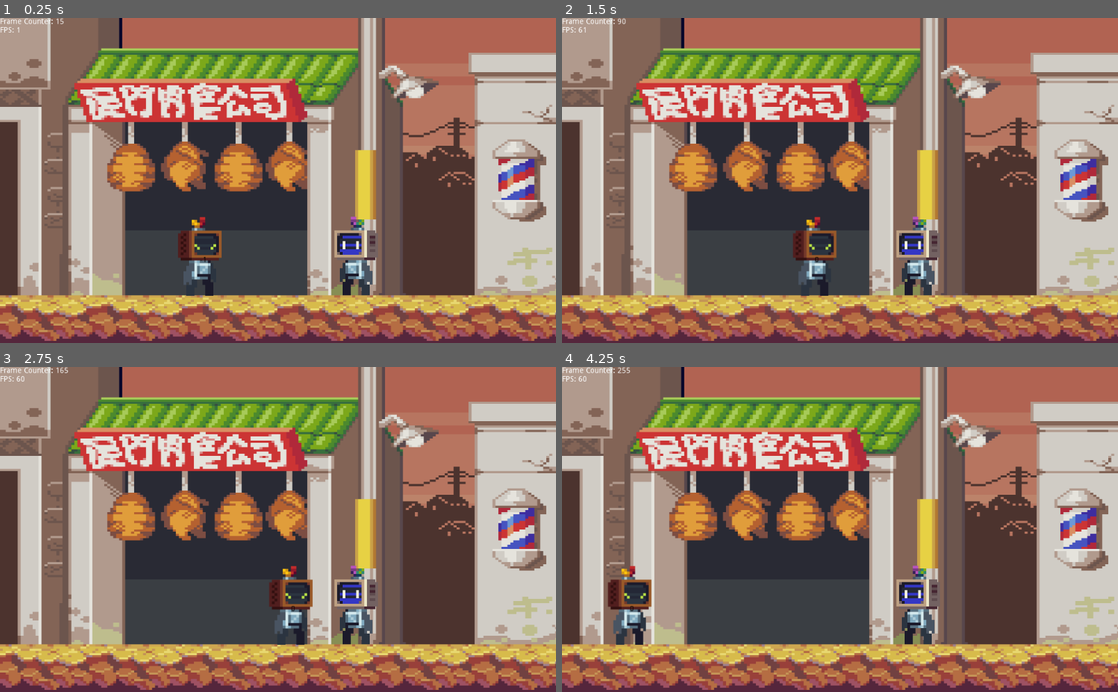
Above: before the commit, frames 1-4 (two rows, left to right).
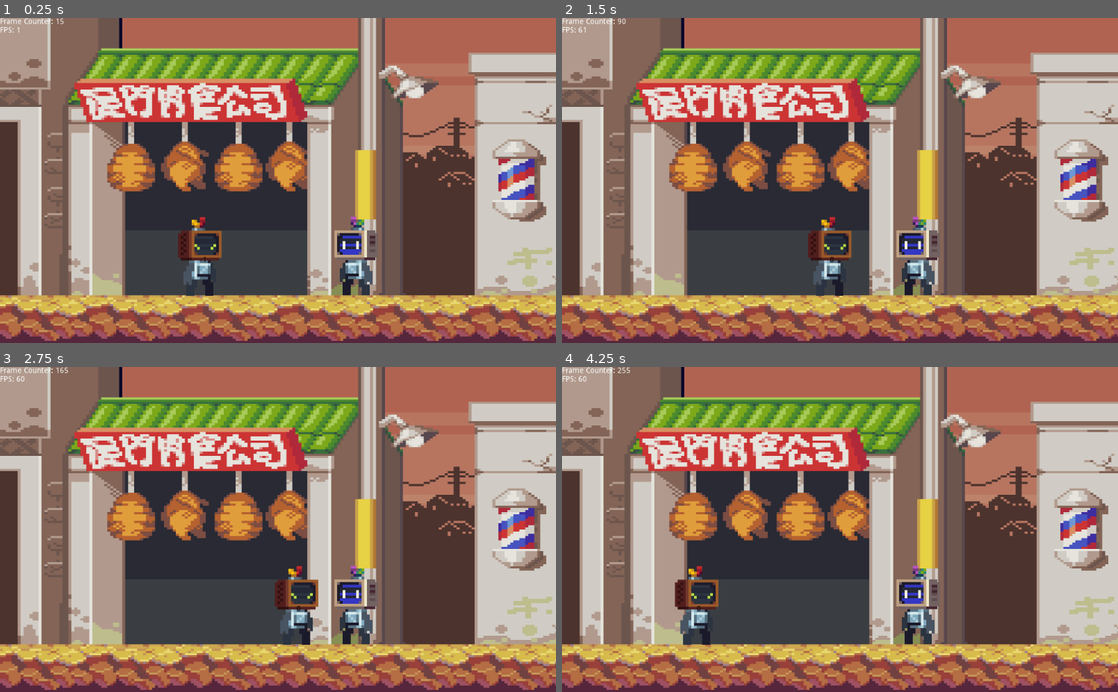
Above: after the commit, the same moments.

Repository: BasCandia/RollbackNetcodePeerToPeer
Game: Godot game, scene res://Scenes/Stage2DCollisions.tscn
Two runs of this game, one before a commit and one after it. Both use one fixed random seed, a clock stepped at 60 frames per second and the inputs below.
Inputs:
- Up to frame 1 (0.25 s): no input
- Up to frame 2 (1.5 s): tap Enter at 0.5 s; hold D 0.53-1.28 s; tap Z (GuardarDatos) at 0.6 s; tap Space at 0.77 s; hold A from 1.28 s (still down); tap P (test_fin) at 1.35 s
- Up to frame 3 (2.75 s): tap Space at 1.52 s; release A at 2.03 s; hold D from 2.03 s (still down); tap T (test_inicio) at 2.1 s
- Up to frame 4 (4.25 s): release D at 2.78 s; hold W 2.78-3.53 s; tap Enter at 2.85 s; tap Space at 3.02, 3.77 s; hold A from 3.53 s (still down); tap Z (GuardarDatos) at 3.6 s

The runs differ from the first frame. In frame 2, 1.5% of the frame differs, in the area x 41-53%, y 61-86%; in frame 3, 1.0%; in frame 4, 2.3%, in the area x 8-29%, y 61-86%.

Commit message:
Fix a Saltos y Movimientos

Diff:
--- a/Scenes/Player2DCollisions.tscn
+++ b/Scenes/Player2DCollisions.tscn
@@ -26,3 +26,4 @@
 enabled = true
 cast_to = Vector2( 0, 8 )
 collision_mask = 3
+collide_with_areas = true
--- a/Scripts/LocalPlayer.gd
+++ b/Scripts/LocalPlayer.gd
@@ -1,8 +1,9 @@
 #By Jon Chau
 extends KinematicBody2D
 
-const GRAVITY = 10
-const JUMP_HEIGHT = -190
+const GRAVITY = 5
+const JUMP_HEIGHT = -16
+var vect = Vector2(0, 0)
 
 var counter = -1 #testing value
 var rectExtents = null
@@ -36,13 +37,16 @@
 
 func input_update(input):
 	#calculate state of object for the given input
-	var vect = Vector2(0, 0)
-	vect.y += GRAVITY
+
+	vect.y += GRAVITY*0.1666667 #Valor es lo que deberia ser delta ya que uso move and collide
 	if input.local_input[0]: #A
-		vect.x -= 10
+		vect.x = -7
 
-	if input.local_input[1]: #D
-		vect.x += 10
+	elif input.local_input[1]: #D
+		vect.x = 7
+
+	else:
+		vect.x = 0
 
 	if ($RayCastFloor.is_colliding()):
 			canJump = true
--- a/project.godot
+++ b/project.godot
@@ -23,11 +23,6 @@
 settings/stdout/print_fps=true
 gdscript/warnings/unsafe_cast=true
 
-[global]
-
-fps=false
-frames=false
-
 [input]
 
 test_inicio={
@@ -46,11 +41,6 @@
  ]
 }
 
-[layer_names]
-
-2d_physics/layer_1="Player"
-2d_physics/layer_2="Wall"
-
 [rendering]
 
 environment/default_environment="res://default_env.tres"
